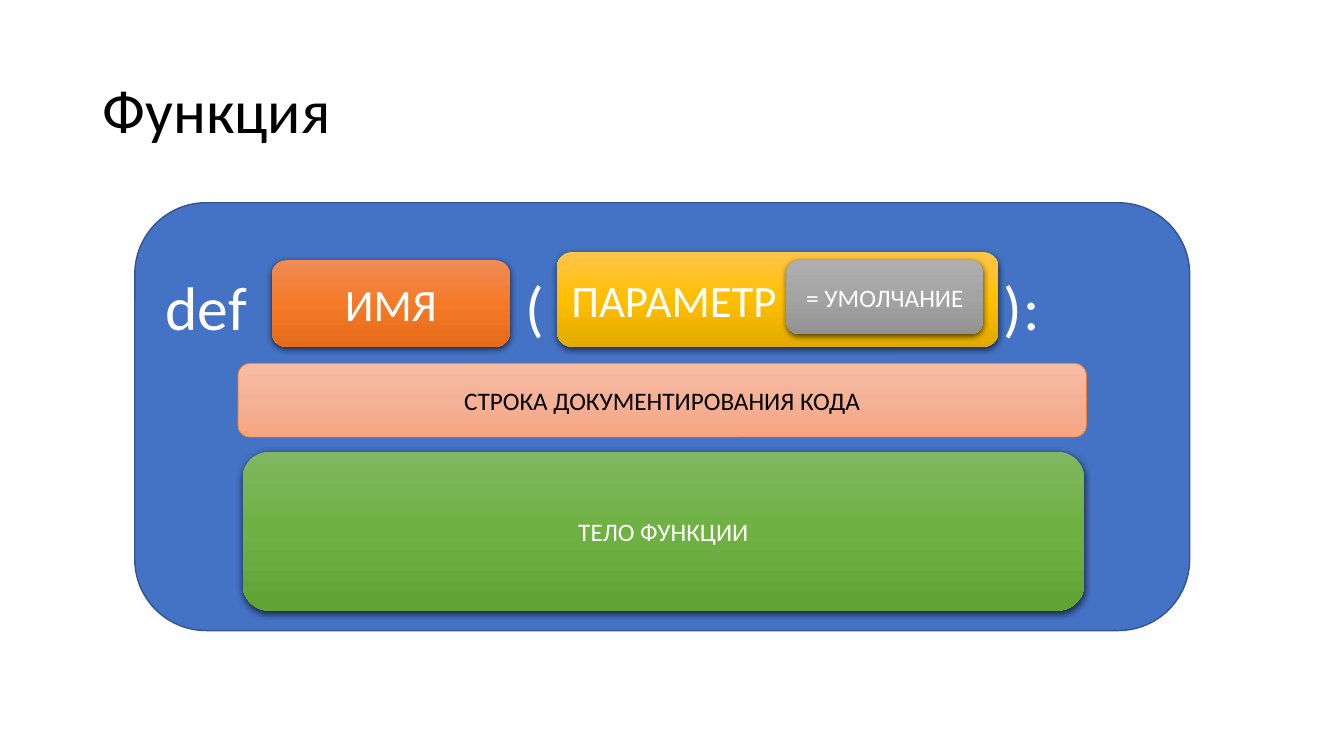
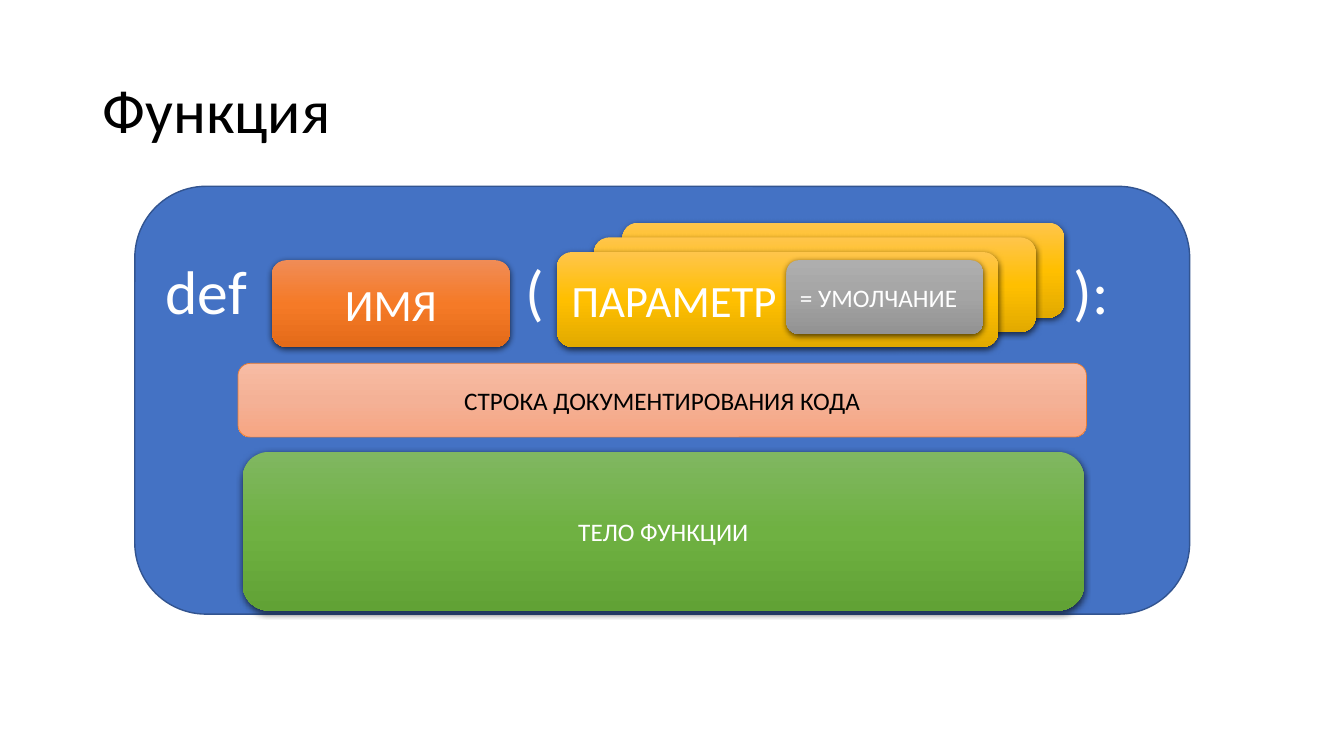
Before and after one commit to paveltsytovich/telegram-course, a slide deck: slide 76 of Presentation/Разработка ботов для телеграмм на Python.pptx. Drawn at 1344x756 pixels with LibreOffice and Linux fonts; fonts in the diff are those of the drawing. Boxes give left, top, right and bottom in pixels: in the first picture for what was removed or moved away, otherwise in the second. Text is boxed around its words. In the diff, an @@ line names an element or a change of style, - is before the commit and + after.

```diff
--- a/Presentation/Разработка ботов для телеграмм на Python.pptx
+++ b/Presentation/Разработка ботов для телеграмм на Python.pptx
@@ rounded rectangle "def ( ):" moved from (x1=135, y1=203, x2=1191, y2=630) to (x1=135, y1=187, x2=1191, y2=614) @@
@@ rounded rectangle added at (x1=594, y1=237, x2=1035, y2=332), fill gradient #FFC64B to #FFC000 to #E3AB00 @@
@@ rounded rectangle added at (x1=622, y1=223, x2=1064, y2=318), fill gradient #FFC64B to #FFC000 to #E3AB00 @@
@@ rounded rectangle added at (x1=786, y1=260, x2=983, y2=334), fill gradient #AFAFAF to #A5A5A5 to #939393, 18 pt, text #FFFFFF @@
+= УМОЛЧАНИЕ
```
Also in this commit, not shown: 1 other slide changed, 1 slide added.
